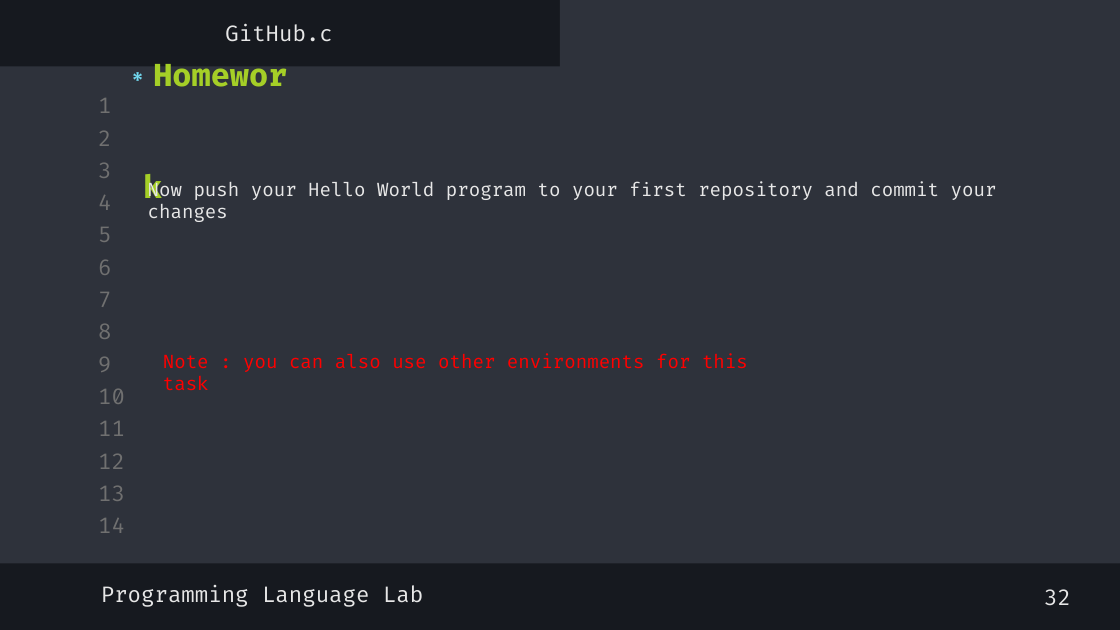
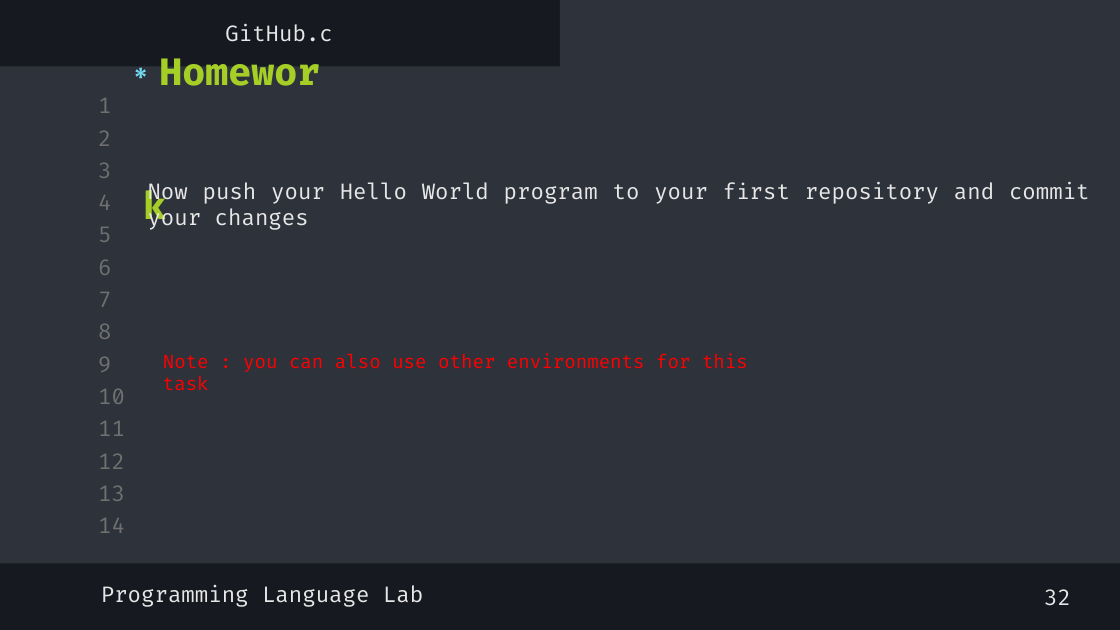
Before and after one commit to shayan-naghizadeh/C-Lab-AUT, a slide deck: slide 38 of slides/1.Introduction/Intro.pptx. Drawn at 1120x630 pixels with LibreOffice and Linux fonts; fonts in the diff are those of the drawing. Boxes give left, top, right and bottom in pixels: in the first picture for what was removed or moved away, otherwise in the second. Text is boxed around its words. In the diff, an @@ line names an element or a change of style, - is before the commit and + after.

```diff
--- a/slides/1.Introduction/Intro.pptx
+++ b/slides/1.Introduction/Intro.pptx
@@ title "Homework": place and size @@
-title "Homework" at (111,30,306,155)
+title "Homework" at (111,19,335,166)
@@ title "Homework" at (111,19,335,166): size 20 to 24 pt @@
@@ text "Now push your Hello World ..." at (148,182,1090,230): size 12 to 14 pt; alignment left to justified @@
```
Also in this commit, not shown: 11 other slides changed.
